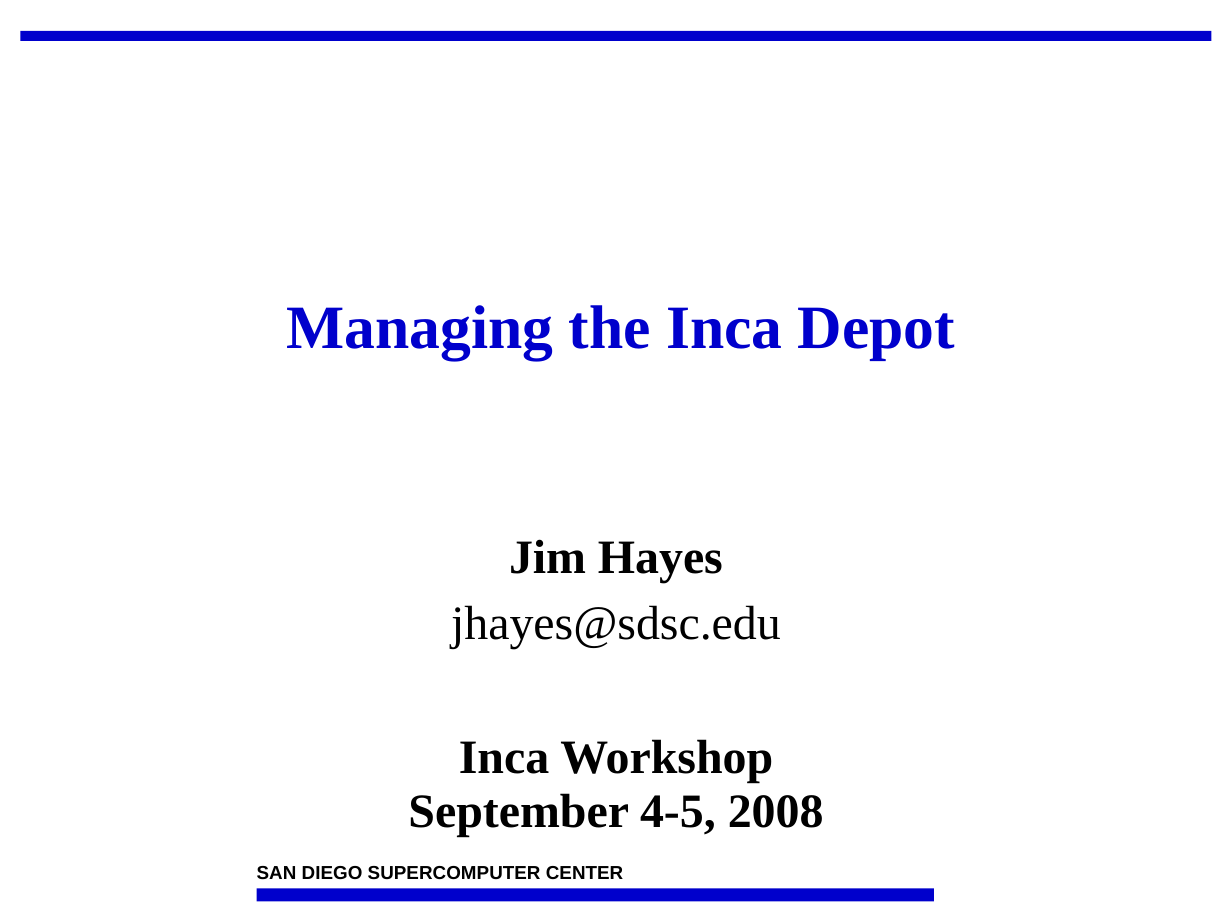
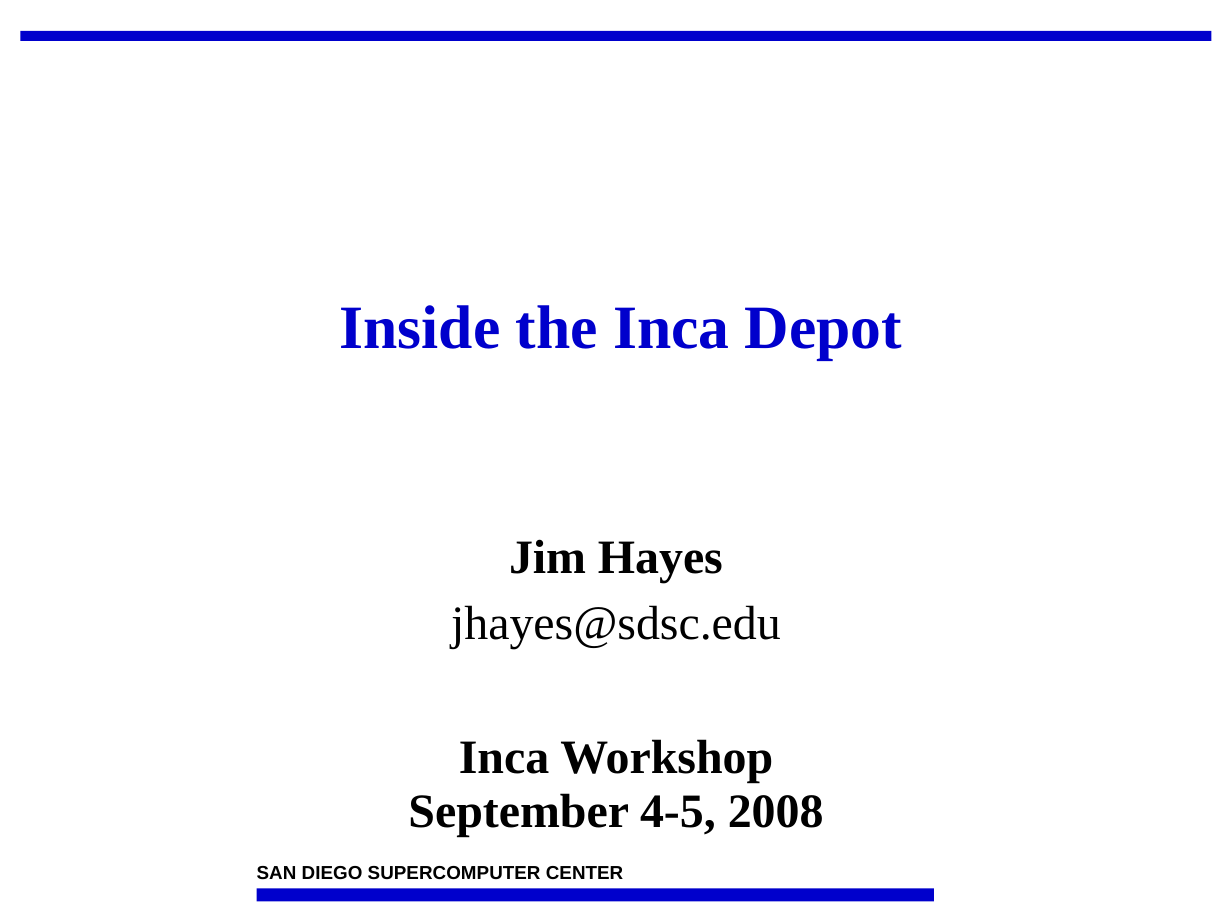
Before and after one commit to IncaProject/inca-xsede, a slide deck: slide 1 of talks/2008workshop/depot.ppt. Drawn at 1232x924 pixels with LibreOffice and Linux fonts; fonts in the diff are those of the drawing; background and template pictures are left out. Boxes give left, top, right and bottom in pixels: in the first picture for what was removed or moved away, otherwise in the second. Text is boxed around its words. In the diff, an @@ line names an element or a change of style, - is before the commit and + after.

Commit message:
Tweaks.

```diff
--- a/talks/2008workshop/depot.ppt
+++ b/talks/2008workshop/depot.ppt
@@ title at bbox=[340, 305, 902, 360]: text changed @@
-Managing the Inca Depot
+Inside the Inca Depot
```
Also in this commit, not shown: 4 other slides changed, 2 slides added, 2 slides removed.
